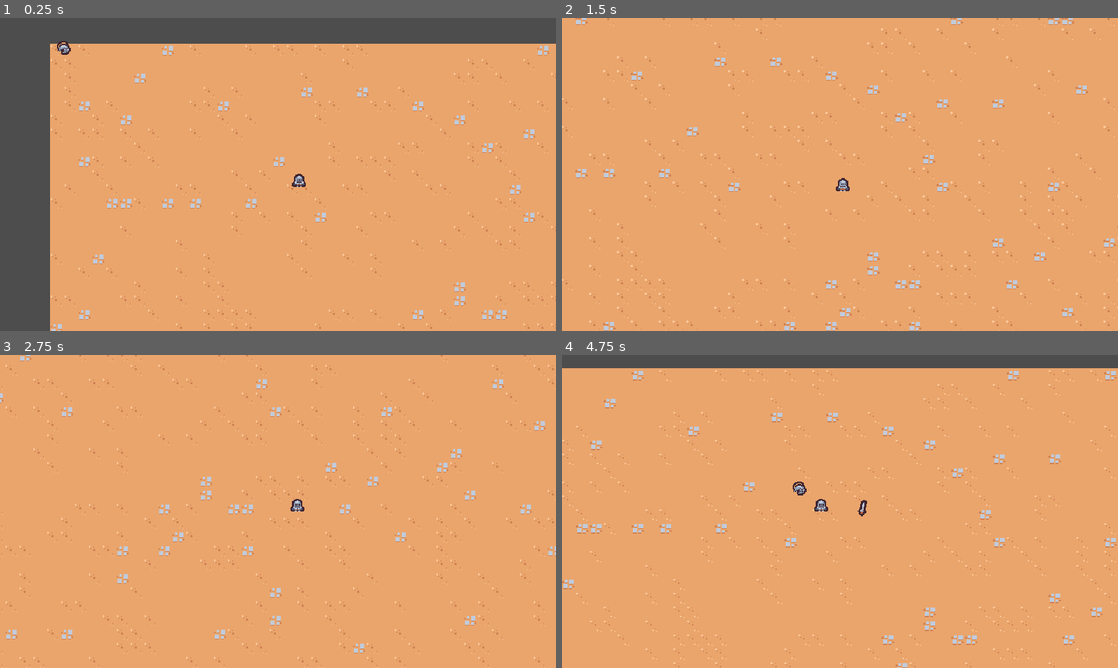
Above: before the commit, frames 1-4 (two rows, left to right).
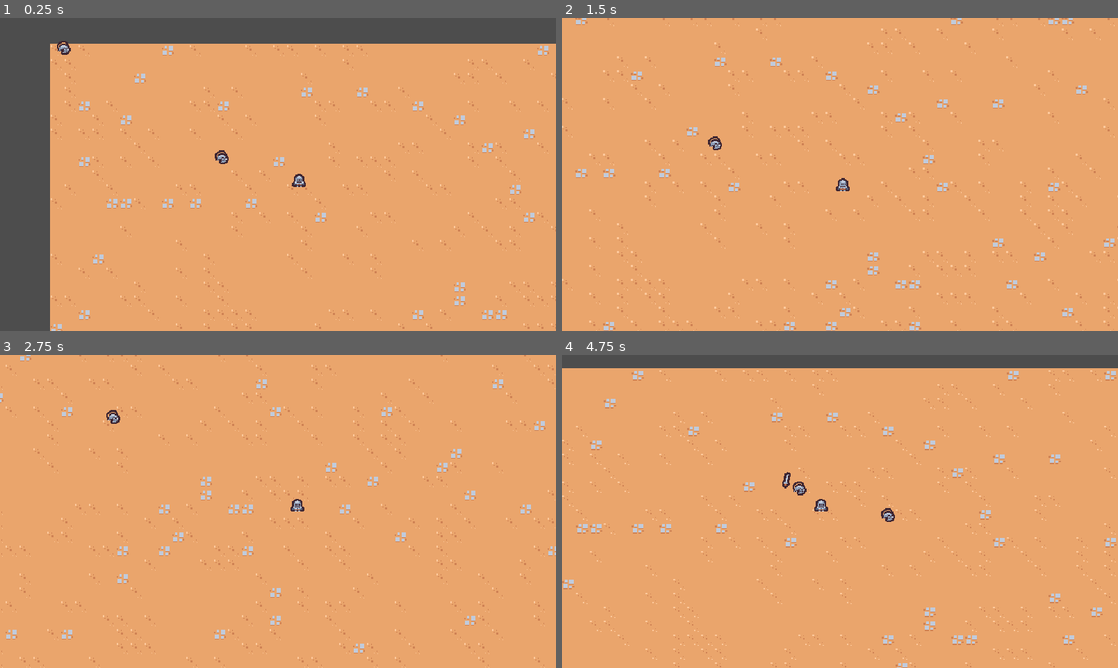
Above: after the commit, the same moments.

Repository: mc-carthy/gdSurvivors
Game: Godot game, scene res://scenes/main/main.tscn
The game is run twice, just before and just after one commit, with the same random seed, the same clock (stepped at 60 frames per second) and the same inputs.
Inputs:
- Up to frame 1 (0.25 s): no input
- Up to frame 2 (1.5 s): hold D (move_right) 0.53-1.28 s; hold S (move_down) from 1.28 s (still down)
- Up to frame 3 (2.75 s): release S (move_down) at 2.03 s; hold D (move_right) from 2.03 s (still down)
- Up to frame 4 (4.75 s): release D (move_right) at 2.78 s; hold W (move_up) 2.78-3.53 s; hold A (move_left) from 3.53 s (still down)

The runs differ from the first frame. In frame 1, less than 0.1% of the frame differs, in the area x 38-42%, y 42-47%; in frame 2, less than 0.1%; in frame 3, less than 0.1%; in frame 4, 0.2%, in the area x 39-60%, y 37-54%.
Error after the commit: Invalid access of index '0' on a base object of type: 'Array[Node]'. (res://scenes/ability/sword_ability_controller/sword_ability_controller.gd:33)

Commit message:
Have sword attack nearest enemy within range

Diff:
--- a/scenes/ability/sword_ability/sword_ability.tscn
+++ b/scenes/ability/sword_ability/sword_ability.tscn
@@ -1,6 +1,33 @@
 [gd_scene load_steps=5 format=3 uid="uid://dnufuvqo3dorh"]
 
 [ext_resource type="Texture2D" uid="uid://cujhb27vxjuyf" path="res://scenes/ability/sword_ability/sword.png" id="1_mm0sx"]
+
+[sub_resource type="Animation" id="Animation_lijg8"]
+length = 0.001
+tracks/0/type = "value"
+tracks/0/imported = false
+tracks/0/enabled = true
+tracks/0/path = NodePath("Sprite2D:rotation")
+tracks/0/interp = 1
+tracks/0/loop_wrap = true
+tracks/0/keys = {
+"times": PackedFloat32Array(0),
+"transitions": PackedFloat32Array(1),
+"update": 0,
+"values": [0.0]
+}
+tracks/1/type = "value"
+tracks/1/imported = false
+tracks/1/enabled = true
+tracks/1/path = NodePath("Sprite2D:scale")
+tracks/1/interp = 1
+tracks/1/loop_wrap = true
+tracks/1/keys = {
+"times": PackedFloat32Array(0),
+"transitions": PackedFloat32Array(1),
+"update": 0,
+"values": [Vector2(1, 1)]
+}
 
 [sub_resource type="Animation" id="Animation_kgtjs"]
 resource_name = "swing"
@@ -45,33 +72,6 @@
 }]
 }
 
-[sub_resource type="Animation" id="Animation_lijg8"]
-length = 0.001
-tracks/0/type = "value"
-tracks/0/imported = false
-tracks/0/enabled = true
-tracks/0/path = NodePath("Sprite2D:rotation")
-tracks/0/interp = 1
-tracks/0/loop_wrap = true
-tracks/0/keys = {
-"times": PackedFloat32Array(0),
-"transitions": PackedFloat32Array(1),
-"update": 0,
-"values": [0.0]
-}
-tracks/1/type = "value"
-tracks/1/imported = false
-tracks/1/enabled = true
-tracks/1/path = NodePath("Sprite2D:scale")
-tracks/1/interp = 1
-tracks/1/loop_wrap = true
-tracks/1/keys = {
-"times": PackedFloat32Array(0),
-"transitions": PackedFloat32Array(1),
-"update": 0,
-"values": [Vector2(1, 1)]
-}
-
 [sub_resource type="AnimationLibrary" id="AnimationLibrary_dybd5"]
 _data = {
 "RESET": SubResource("Animation_lijg8"),
--- a/scenes/ability/sword_ability_controller/sword_ability_controller.gd
+++ b/scenes/ability/sword_ability_controller/sword_ability_controller.gd
@@ -1,16 +1,33 @@
 extends Node
 
+const MAX_RANGE = 150
+
 @export var sword_ability: PackedScene
+
 
 func _ready() -> void:
 	$Timer.timeout.connect(on_timer_timeout)
 
 
 func on_timer_timeout() -> void:
+	var enemies = get_tree().get_nodes_in_group('enemy') as Array[Node2D]
+	if enemies.size() == 0:
+		return
+
 	var player = get_tree().get_first_node_in_group('player') as Node2D
 	if player == null:
 		return
 
+	var nearby_enemies = enemies.filter(func(enemy: Node2D):
+		return enemy.global_position.distance_squared_to(player.global_position) < pow(MAX_RANGE, 2)
+	)
+
+	nearby_enemies.sort_custom(func(a: Node2D, b: Node2D):
+		var a_distance = a.global_position.distance_squared_to(player.global_position) < pow(MAX_RANGE, 2)
+		var b_distance = b.global_position.distance_squared_to(player.global_position) < pow(MAX_RANGE, 2)
+		return a_distance < b_distance
+	)
+
 	var sword_instance = sword_ability.instantiate() as Node2D
 	player.get_parent().add_child(sword_instance)
-	sword_instance.global_position = player.global_position
+	sword_instance.global_position = nearby_enemies[0].global_position
--- a/scenes/basic_enemy/basic_enemy.tscn
+++ b/scenes/basic_enemy/basic_enemy.tscn
@@ -6,7 +6,7 @@
 [sub_resource type="CircleShape2D" id="CircleShape2D_ncn8x"]
 radius = 5.0
 
-[node name="BasicEnemy" type="CharacterBody2D"]
+[node name="BasicEnemy" type="CharacterBody2D" groups=["enemy"]]
 collision_layer = 0
 script = ExtResource("1_kk2hy")
 
--- a/scenes/main/main.tscn
+++ b/scenes/main/main.tscn
@@ -18,3 +18,6 @@
 position = Vector2(287, 165)
 
 [node name="BasicEnemy" parent="." instance=ExtResource("4_ckf77")]
+
+[node name="BasicEnemy2" parent="." instance=ExtResource("4_ckf77")]
+position = Vector2(181, 129)
